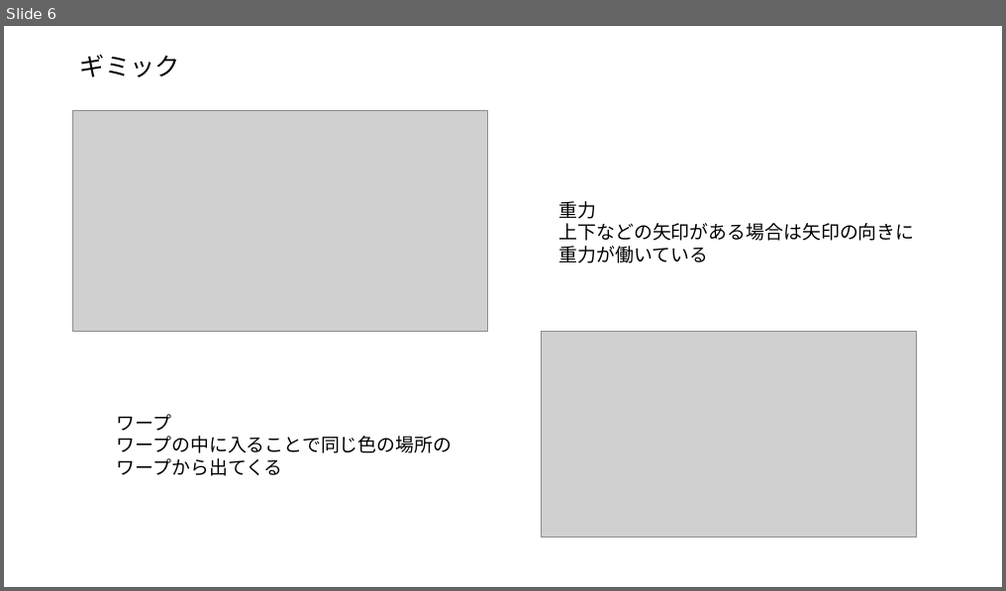
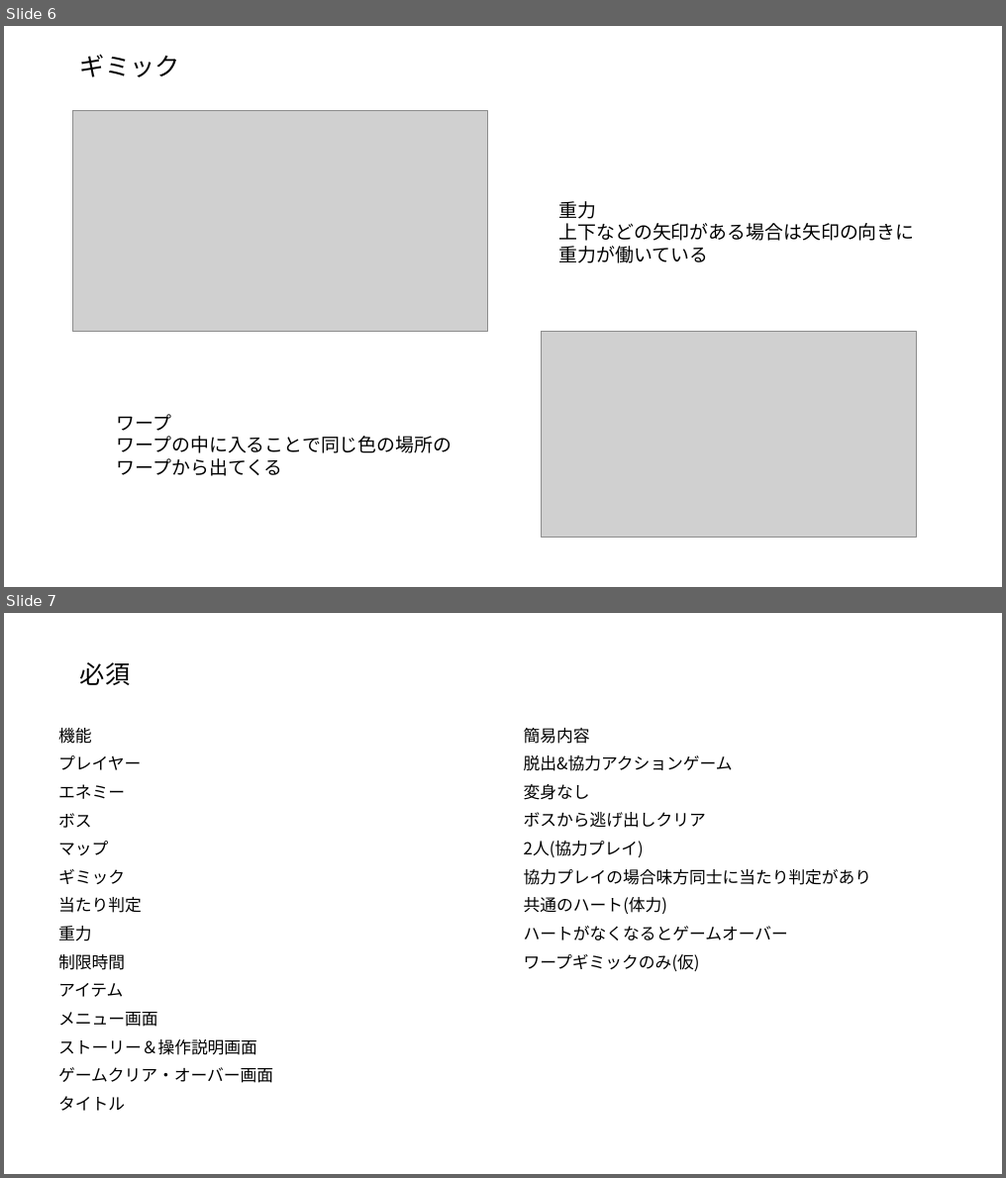
Before and after one commit to yuzasan/-, a slide deck: □□□ゲーム(仮).pptx. Shown one above the other, each under a label of ours: slide 6 before the commit, slides 6 and 7 after it. The pictures are 1006x591 and 1006x1178 pixels, drawn with LibreOffice and Linux fonts; fonts in the diff are those of the drawing; grey boxes stand for pictures. Boxes give left, top, right and bottom in pixels: in the first picture for what was removed or moved away, otherwise in the second. Text is boxed around its words. In the diff, an @@ line names an element or a change of style, - is before the commit and + after.

```diff
--- a/□□□ゲーム(仮).pptx
+++ b/□□□ゲーム(仮).pptx
@@ slide 7 added at [4,613,1002,1174], background #FFFFFF @@
@@ title added at [80,663,130,685], 24 pt, text #000000 @@
+必須
@@ text added at [58,728,273,1111], 16 pt, text #000000 @@
+機能
+プレイヤー
+エネミー
+ボス
+マップ
+ギミック
+当たり判定
+重力
+制限時間
+アイテム
+メニュー画面
+ストーリー＆操作説明画面
+ゲームクリア・オーバー画面
+タイトル
@@ text added at [524,728,872,971], 16 pt, text #000000 @@
+簡易内容
+脱出&協力アクションゲーム
+変身なし
+ボスから逃げ出しクリア
+2人(協力プレイ)
+協力プレイの場合味方同士に当たり判定があり
+共通のハート(体力)
+ハートがなくなるとゲームオーバー
+ワープギミックのみ(仮)
```
Also in this commit, not shown: 1 slide changed.
